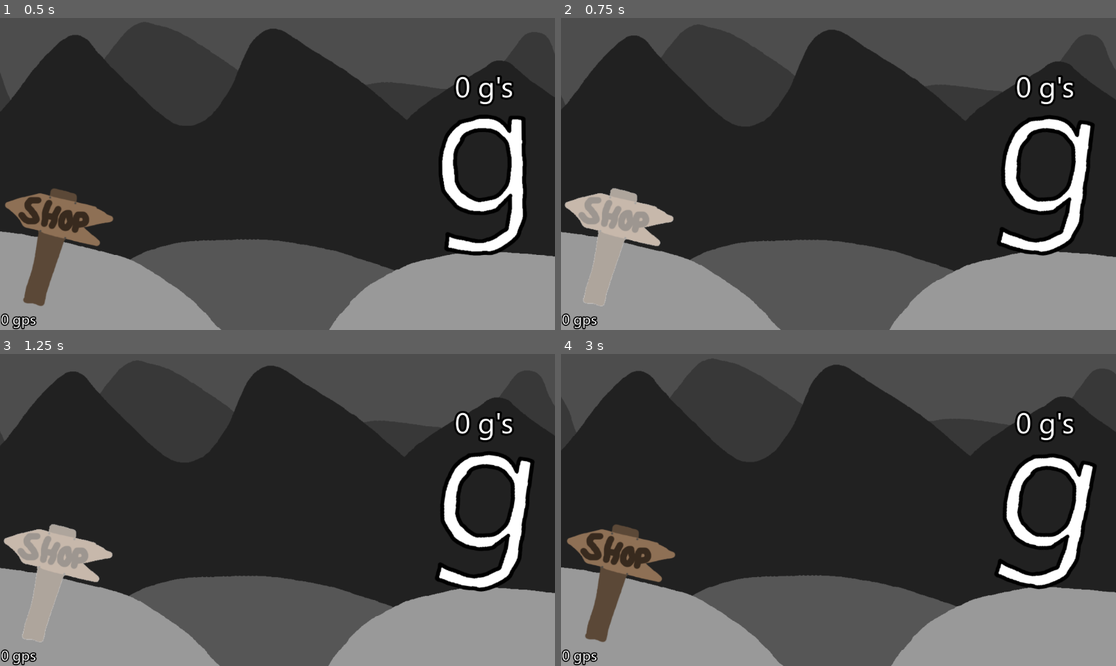
Above: before the commit, frames 1-4 (two rows, left to right).
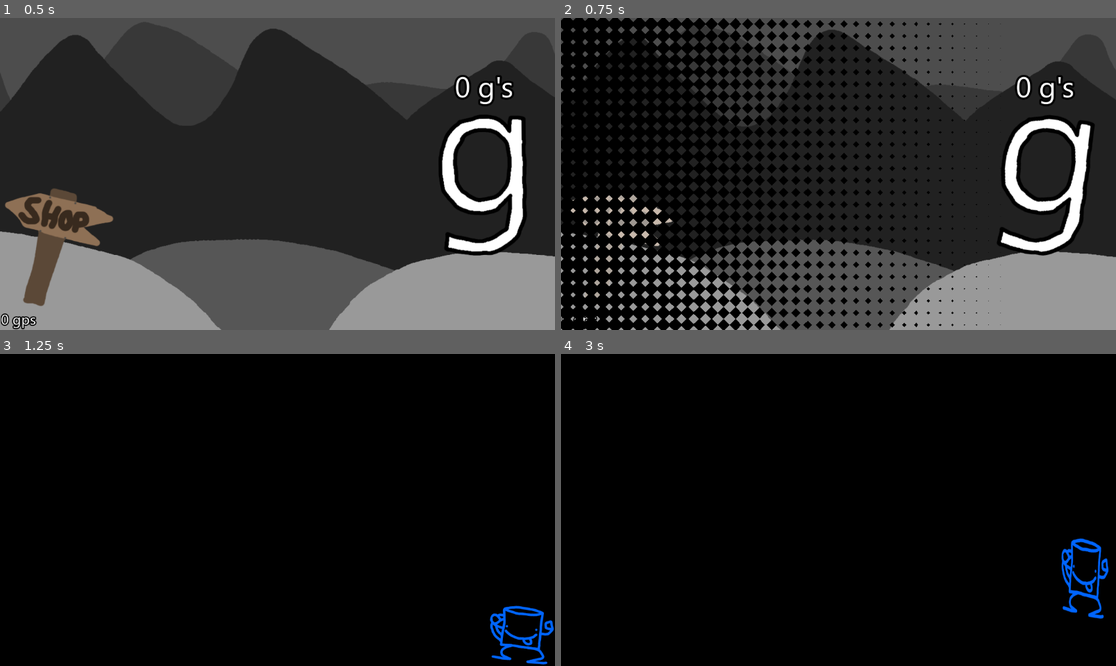
Above: after the commit, the same moments.

Repository: peroxyaceticacid/g
Game: Godot game, scene res://scenes/game.tscn
Two runs of this game, one before a commit and one after it. Both use one fixed random seed, a clock stepped at 60 frames per second and the inputs below.
Inputs (mouse positions are in pixels of both pictures, inside the frame that each line leads up to):
- Up to frame 1 (0.5 s): no input
- Up to frame 2 (0.75 s): click (622, 245) at 0.5 s
- Up to frame 3 (1.25 s): no input
- Up to frame 4 (3 s): click (1043, 519) at 1.27 s; click (622, 581) at 2.02 s; click (1043, 519) at 2.77 s

Frame 1 is identical in both runs. In frame 2, 31% of the frame differs, in the area x 0-80%, y 0-100%; in frame 3, 98%; in frame 4, 98%, in the area x 0-100%, y 0-100%.
Error in both runs: Invalid access to property or key 'gPerSecond' on a base object of type 'Dictionary'. (res://script/GLOBAL.gd:79)

Commit message:
transition system mainly

Diff:
--- a/project.godot
+++ b/project.godot
@@ -18,3 +18,4 @@
 [autoload]
 
 Global="*res://script/GLOBAL.gd"
+SceneManager="*res://scenes/scene_manager.tscn"
--- /dev/null
+++ b/resources/shaders/sweep.gdshader
@@ -0,0 +1,18 @@
+shader_type canvas_item;
+
+uniform float progress : hint_range(0.0, 1.0);
+uniform float size = 40.0;
+uniform bool fill = true;
+
+void fragment() {
+	float x = abs(fract(FRAGCOORD.x / size) - 0.5);
+	float y = abs(fract(FRAGCOORD.y / size) - 0.5);
+
+	if (x + y + UV.x > progress * 2.0) {
+		if (fill) {
+			discard;
+		}
+	} else if (!fill) {
+			discard;
+		}
+}
--- a/scenes/TitleScreen.tscn
+++ b/scenes/TitleScreen.tscn
@@ -2,6 +2,21 @@
 
 [ext_resource type="Texture2D" uid="uid://bkbarpblm6v6u" path="res://sprites/backgrounds/spr_MenuBackground.jpg" id="1_qyuap"]
 [ext_resource type="Script" uid="uid://cookfmt3cfm7t" path="res://script/animationmenu.gd" id="2_ch40n"]
+
+[sub_resource type="Animation" id="Animation_ch40n"]
+length = 0.001
+tracks/0/type = "value"
+tracks/0/imported = false
+tracks/0/enabled = true
+tracks/0/path = NodePath("../BackgroundMenu:position")
+tracks/0/interp = 1
+tracks/0/loop_wrap = true
+tracks/0/keys = {
+"times": PackedFloat32Array(0),
+"transitions": PackedFloat32Array(1),
+"update": 0,
+"values": [Vector2(-1335, -732)]
+}
 
 [sub_resource type="Animation" id="Animation_qyuap"]
 resource_name = "loop"
@@ -18,21 +33,6 @@
 "transitions": PackedFloat32Array(1, 1),
 "update": 0,
 "values": [Vector2(-1399, -1716), Vector2(-399, -716)]
-}
-
-[sub_resource type="Animation" id="Animation_ch40n"]
-length = 0.001
-tracks/0/type = "value"
-tracks/0/imported = false
-tracks/0/enabled = true
-tracks/0/path = NodePath("../BackgroundMenu:position")
-tracks/0/interp = 1
-tracks/0/loop_wrap = true
-tracks/0/keys = {
-"times": PackedFloat32Array(0),
-"transitions": PackedFloat32Array(1),
-"update": 0,
-"values": [Vector2(-1335, -732)]
 }
 
 [sub_resource type="AnimationLibrary" id="AnimationLibrary_dfj8j"]
--- a/scenes/game.tscn
+++ b/scenes/game.tscn
@@ -126,6 +126,7 @@
 [node name="Game" type="Node2D"]
 script = ExtResource("1_yqjtg")
 clickParticle = ExtResource("2_gee14")
+shop_scene = "uid://bmwpvam0ypj0d"
 
 [node name="obj_ShopButton" type="TextureButton" parent="."]
 offset_left = 241.0
@@ -225,4 +226,5 @@
 text = "0 gps"
 vertical_alignment = 1
 
+[connection signal="button_down" from="obj_ShopButton" to="." method="_on_shop_click"]
 [connection signal="pressed" from="obj_GButton" to="." method="_onclick"]
--- /dev/null
+++ b/scenes/scene_manager.tscn
@@ -0,0 +1,198 @@
+[gd_scene load_steps=11 format=3 uid="uid://l3qwbpwrs16y"]
+
+[ext_resource type="Script" uid="uid://cknp8gud4by26" path="res://script/scene_manager.gd" id="1_b81s6"]
+[ext_resource type="Shader" uid="uid://cl14tr4x1lt2f" path="res://resources/shaders/sweep.gdshader" id="1_we8k5"]
+[ext_resource type="Texture2D" uid="uid://b10xdcybwhpnn" path="res://sprites/UI/goofymugloading.png" id="2_65mdo"]
+
+[sub_resource type="ShaderMaterial" id="ShaderMaterial_65mdo"]
+shader = ExtResource("1_we8k5")
+shader_parameter/progress = 0.0
+shader_parameter/size = 25.0
+shader_parameter/fill = true
+
+[sub_resource type="Animation" id="Animation_h7lqg"]
+length = 0.001
+tracks/0/type = "value"
+tracks/0/imported = false
+tracks/0/enabled = true
+tracks/0/path = NodePath("overlay:material:shader_parameter/progress")
+tracks/0/interp = 1
+tracks/0/loop_wrap = true
+tracks/0/keys = {
+"times": PackedFloat32Array(0),
+"transitions": PackedFloat32Array(1),
+"update": 0,
+"values": [0.0]
+}
+tracks/1/type = "value"
+tracks/1/imported = false
+tracks/1/enabled = true
+tracks/1/path = NodePath("overlay:material:shader_parameter/fill")
+tracks/1/interp = 1
+tracks/1/loop_wrap = true
+tracks/1/keys = {
+"times": PackedFloat32Array(0),
+"transitions": PackedFloat32Array(1),
+"update": 1,
+"values": [true]
+}
+tracks/2/type = "value"
+tracks/2/imported = false
+tracks/2/enabled = true
+tracks/2/path = NodePath("TextureRect:position")
+tracks/2/interp = 1
+tracks/2/loop_wrap = true
+tracks/2/keys = {
+"times": PackedFloat32Array(0),
+"transitions": PackedFloat32Array(1),
+"update": 0,
+"values": [Vector2(1062, 754)]
+}
+tracks/3/type = "value"
+tracks/3/imported = false
+tracks/3/enabled = true
+tracks/3/path = NodePath("TextureRect:scale")
+tracks/3/interp = 1
+tracks/3/loop_wrap = true
+tracks/3/keys = {
+"times": PackedFloat32Array(0),
+"transitions": PackedFloat32Array(1),
+"update": 0,
+"values": [Vector2(3.5, 3.5)]
+}
+
+[sub_resource type="Animation" id="Animation_b81s6"]
+resource_name = "in"
+length = 0.7
+tracks/0/type = "value"
+tracks/0/imported = false
+tracks/0/enabled = true
+tracks/0/path = NodePath("overlay:material:shader_parameter/progress")
+tracks/0/interp = 1
+tracks/0/loop_wrap = true
+tracks/0/keys = {
+"times": PackedFloat32Array(0, 0.5),
+"transitions": PackedFloat32Array(1, 1),
+"update": 0,
+"values": [0.0, 1.0]
+}
+tracks/1/type = "value"
+tracks/1/imported = false
+tracks/1/enabled = true
+tracks/1/path = NodePath("overlay:material:shader_parameter/fill")
+tracks/1/interp = 1
+tracks/1/loop_wrap = true
+tracks/1/keys = {
+"times": PackedFloat32Array(0),
+"transitions": PackedFloat32Array(1),
+"update": 1,
+"values": [true]
+}
+tracks/2/type = "value"
+tracks/2/imported = false
+tracks/2/enabled = true
+tracks/2/path = NodePath("TextureRect:position")
+tracks/2/interp = 1
+tracks/2/loop_wrap = true
+tracks/2/keys = {
+"times": PackedFloat32Array(0, 0.5, 0.7),
+"transitions": PackedFloat32Array(1, 0.327681, 1),
+"update": 0,
+"values": [Vector2(1062, 754), Vector2(1062, 754), Vector2(1062, 607)]
+}
+
+[sub_resource type="Animation" id="Animation_q7wi7"]
+resource_name = "load_dude"
+length = 0.7
+loop_mode = 1
+tracks/0/type = "value"
+tracks/0/imported = false
+tracks/0/enabled = true
+tracks/0/path = NodePath("TextureRect:position")
+tracks/0/interp = 1
+tracks/0/loop_wrap = true
+tracks/0/keys = {
+"times": PackedFloat32Array(0, 0.2, 0.4, 0.6),
+"transitions": PackedFloat32Array(1, 0.517633, 3.605, 1),
+"update": 0,
+"values": [Vector2(1062, 607), Vector2(1062, 607), Vector2(1067.63, 500), Vector2(1062, 607)]
+}
+tracks/1/type = "value"
+tracks/1/imported = false
+tracks/1/enabled = true
+tracks/1/path = NodePath("TextureRect:scale")
+tracks/1/interp = 1
+tracks/1/loop_wrap = true
+tracks/1/keys = {
+"times": PackedFloat32Array(0, 0.18, 0.3, 0.466667),
+"transitions": PackedFloat32Array(0.517632, 1, 1.51572, 0.517632),
+"update": 0,
+"values": [Vector2(3.5, 3.5), Vector2(3.5, 1.745), Vector2(2.49, 4.92), Vector2(3.5, 3.5)]
+}
+
+[sub_resource type="Animation" id="Animation_65mdo"]
+resource_name = "out"
+length = 0.7
+tracks/0/type = "value"
+tracks/0/imported = false
+tracks/0/enabled = true
+tracks/0/path = NodePath("overlay:material:shader_parameter/fill")
+tracks/0/interp = 1
+tracks/0/loop_wrap = true
+tracks/0/keys = {
+"times": PackedFloat32Array(0),
+"transitions": PackedFloat32Array(1),
+"update": 1,
+"values": [false]
+}
+tracks/1/type = "value"
+tracks/1/imported = false
+tracks/1/enabled = true
+tracks/1/path = NodePath("overlay:material:shader_parameter/progress")
+tracks/1/interp = 1
+tracks/1/loop_wrap = true
+tracks/1/keys = {
+"times": PackedFloat32Array(0, 0.5),
+"transitions": PackedFloat32Array(1, 1),
+"update": 0,
+"values": [0.0, 1.0]
+}
+
+[sub_resource type="AnimationLibrary" id="AnimationLibrary_6k21d"]
+_data = {
+&"RESET": SubResource("Animation_h7lqg"),
+&"in": SubResource("Animation_b81s6"),
+&"load_dude": SubResource("Animation_q7wi7"),
+&"out": SubResource("Animation_65mdo")
+}
+
+[sub_resource type="GDScript" id="GDScript_65mdo"]
+
+[node name="SceneManager" type="CanvasLayer"]
+script = ExtResource("1_b81s6")
+
+[node name="overlay" type="ColorRect" parent="."]
+material = SubResource("ShaderMaterial_65mdo")
+offset_right = 1156.0
+offset_bottom = 650.0
+mouse_filter = 2
+color = Color(0, 0, 0, 1)
+
+[node name="TextureRect" type="TextureRect" parent="."]
+offset_left = 1062.0
+offset_top = 754.0
+offset_right = 1102.0
+offset_bottom = 794.0
+scale = Vector2(3.5, 3.5)
+pivot_offset = Vector2(20, 40)
+texture = ExtResource("2_65mdo")
+expand_mode = 1
+stretch_mode = 5
+
+[node name="AnimationPlayer" type="AnimationPlayer" parent="."]
+libraries = {
+&"": SubResource("AnimationLibrary_6k21d")
+}
+script = SubResource("GDScript_65mdo")
+
+[connection signal="animation_finished" from="AnimationPlayer" to="." method="_on_animation_player_animation_finished"]
--- /dev/null
+++ b/scenes/shop_Schlimbombo.tscn
@@ -0,0 +1,48 @@
+[gd_scene load_steps=6 format=3 uid="uid://bmwpvam0ypj0d"]
+
+[ext_resource type="Texture2D" uid="uid://dyhwqv3niretn" path="res://sprites/backgrounds/spr_ShopBackground.jpg" id="1_358lq"]
+[ext_resource type="Script" uid="uid://7cjolimla2e3" path="res://script/shop.gd" id="1_hd43g"]
+[ext_resource type="Texture2D" uid="uid://dg7kc2wv4smaj" path="res://sprites/characters/chr_schlimbombo/spr_ShopIdle.png" id="2_055lc"]
+[ext_resource type="Texture2D" uid="uid://b4qsu6pv4uwxq" path="res://sprites/UI/spr_ShopFrame.png" id="3_42qb8"]
+[ext_resource type="Texture2D" uid="uid://cknt24c1dwtjo" path="res://sprites/UI/spr_ShopBack.png" id="5_oyr8s"]
+
+[node name="ShopSchlimbombo" type="Node2D"]
+script = ExtResource("1_hd43g")
+main_scene = "uid://bfa7einif8asu"
+
+[node name="Background_Shop" type="TextureRect" parent="."]
+offset_left = -143.0
+offset_top = -63.0
+offset_right = 1275.0
+offset_bottom = 725.0
+texture = ExtResource("1_358lq")
+expand_mode = 1
+stretch_mode = 4
+
+[node name="chr_schlimbombo" type="TextureRect" parent="."]
+offset_left = 443.0
+offset_top = 86.0
+offset_right = 1168.0
+offset_bottom = 665.0
+texture = ExtResource("2_055lc")
+expand_mode = 1
+stretch_mode = 4
+
+[node name="TextureRect2" type="TextureRect" parent="."]
+offset_left = 30.0
+offset_top = 43.0
+offset_right = 508.0
+offset_bottom = 607.0
+texture = ExtResource("3_42qb8")
+expand_mode = 1
+stretch_mode = 4
+
+[node name="button_back" type="TextureButton" parent="."]
+offset_left = 926.0
+offset_top = 9.0
+offset_right = 1245.0
+offset_bottom = 147.0
+scale = Vector2(0.69, 0.69)
+texture_normal = ExtResource("5_oyr8s")
+
+[connection signal="button_down" from="button_back" to="." method="_on_exit"]
--- a/script/game.gd
+++ b/script/game.gd
@@ -11,6 +11,11 @@
 # PARTICLES
 @export var clickParticle : PackedScene
 
+# SCENES
+@export_file("*.tscn") var shop_scene: String
+
+signal loaded()
+
 func _ready() -> void:
 	ButtonAnimationIDLEPlayer.play("anim_GBIdle")
 	pass
@@ -23,6 +28,7 @@
 	Global._addGs(Global.data["gPerClick"])
 
 	var _particle = clickParticle.instantiate()
+	print(clickParticle)
 	_particle.position = get_global_mouse_position()
 	_particle.emitting = true
 	get_tree().current_scene.add_child(_particle)
@@ -45,3 +51,11 @@
 	else:
 		gCounter.text = Global.abreviateNum(Global.displayed_g) + " g's"
 	pass
+
+
+func _on_shop_click() -> void:
+	SceneManager.transition_to(shop_scene)
+
+func load_scene() -> void:
+	await get_tree().create_timer(2.0).timeout
+	loaded.emit()
--- /dev/null
+++ b/script/scene_manager.gd
@@ -0,0 +1,40 @@
+extends CanvasLayer
+
+signal transitioned_in()
+signal transitioned_out()
+
+@onready var animation_player: AnimationPlayer = $AnimationPlayer
+@onready var dude: TextureRect = $TextureRect
+
+func transition_in() -> void:
+	animation_player.play("in")
+
+func transition_out() -> void:
+	create_tween().tween_property(dude, "position", Vector2(1062.0, 754.0), .3)
+	animation_player.play("out")
+
+func transition_to(scene: String) -> void:
+	transition_in()
+	await transitioned_in
+
+	var new_scene = load(scene).instantiate()
+	var root: Window = get_tree().get_root()
+
+	root.get_child(root.get_child_count() - 1).free()
+	root.add_child(new_scene)
+	get_tree().current_scene = new_scene
+
+	new_scene.load_scene()
+	await new_scene.loaded
+
+	transition_out()
+	await transitioned_out
+
+
+
+func _on_animation_player_animation_finished(anim_name: String) -> void:
+	if anim_name == "in":
+		animation_player.play("load_dude")
+		transitioned_in.emit()
+	elif anim_name == "out":
+		transitioned_out.emit()
--- /dev/null
+++ b/script/shop.gd
@@ -0,0 +1,21 @@
+extends Node2D
+
+@onready var background = $Background_Shop
+@onready var shlimbombo = $chr_schlimbombo
+
+signal loaded
+
+@export_file("*.tscn") var main_scene: String
+
+func _physics_process(delta: float) -> void:
+	background.position += ((get_global_mouse_position() / (.5) * delta) - background.position) - Vector2(150, 100)
+	shlimbombo.position += ((get_global_mouse_position() / (.5 + 3) * delta) - shlimbombo.position) - Vector2(-450, -100)
+
+func load_scene() -> void:
+	await get_tree().create_timer(2.0).timeout
+	loaded.emit()
+
+
+
+func _on_exit() -> void:
+	SceneManager.transition_to(main_scene)
Not shown, added: resources/ost/fredville.wav.import
Not shown, added: resources/ost/placeholder_lofibeat.wav.import
Not shown, added: resources/shaders/sweep.gdshader.uid
Not shown, added: script/scene_manager.gd.uid
Not shown, added: script/shop.gd.uid
Binary file added: sprites/UI/goofymugloading.png
Not shown, added: sprites/UI/goofymugloading.png.import
Binary file added: sprites/UI/spr_ShopBack.png
Not shown, added: sprites/UI/spr_ShopBack.png.import
Binary file added: sprites/UI/spr_ShopFrame.png
Not shown, added: sprites/UI/spr_ShopFrame.png.import
Binary file added: sprites/backgrounds/spr_ShopBackground.jpg
(and 14 more such lines)
